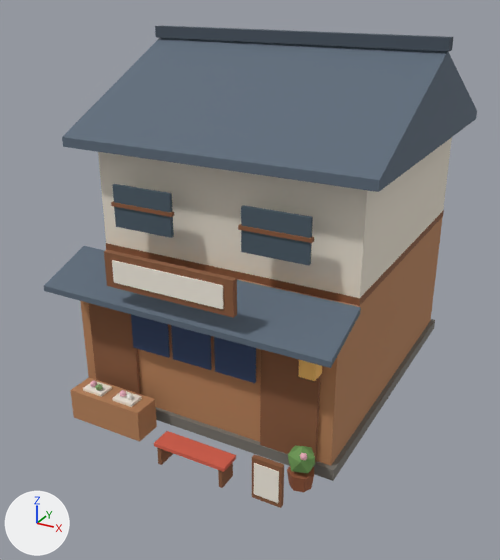
Before and after pictures for a commit that changed the FBX model Assets/Machi/Resources/Town/chizurudo_s3.fbx.
The view is the same before and after, from a camera (50 mm lens) standing at (6.84, -13.71, 8.88) and looking at (-0.08, -1.13, 2.59). The axes (+X, +Y, +Z) are drawn at lower left. The lights are the same throughout. The older version comes first. Where no turn or scale is listed for an object, it has been applied to the vertices. Vertices at exactly the same position are counted once.

Before the edit, the objects in view are built like this:
```python
me_chizurudo_s3 = bpy.data.meshes.new('chizurudo_s3')
me_chizurudo_s3.from_pydata(...)  # 318 vertices, 306 faces; spans x -3.45..3.45, y -4.86..4.1, z 0.0..7.8
# faces by material slot: [300, 6]
me_chizurudo_s3.materials.append(mat_m_townpalette)  # picture img_t_townpalette_png
me_chizurudo_s3.materials.append(mat_m_glow)
ob_chizurudo_s3 = bpy.data.objects.new('chizurudo_s3', me_chizurudo_s3)
ob_chizurudo_s3.location = (0.0, 0.0, 0.0)
```
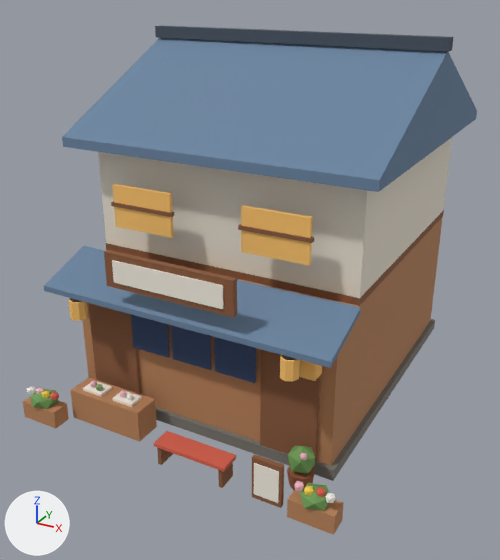
Location of each change, (x1, y1, x2, y2) in pixels of the pictures (500 x 560 px):
'chizurudo_s3', reshaped: before (44, 26, 477, 508); after (23, 26, 477, 535)
part 1 of me_chizurudo_s3, added (brown): after (23, 397, 69, 429)
part 2 of me_chizurudo_s3, added: after (30, 389, 58, 409)
part 3 of me_chizurudo_s3, added: after (27, 386, 36, 394)
part 4 of me_chizurudo_s3, added: after (41, 391, 50, 398)
part 5 of me_chizurudo_s3, added: after (50, 392, 59, 400)
part 6 of me_chizurudo_s3, added (brown): after (287, 488, 344, 535)
part 7 of me_chizurudo_s3, added (green): after (300, 483, 329, 511)
part 8 of me_chizurudo_s3, added: after (294, 481, 304, 491)
part 9 of me_chizurudo_s3, added: after (304, 485, 314, 495)
part 10 of me_chizurudo_s3, added: after (316, 487, 326, 497)
part 11 of me_chizurudo_s3, added: after (325, 493, 335, 503)
part 12 of me_chizurudo_s3, added: after (68, 299, 88, 321)
part 13 of me_chizurudo_s3, added (orange): after (280, 355, 300, 382)
part 14 of me_chizurudo_s3, surface changed: (44, 38, 477, 368) in both
part 15 of me_chizurudo_s3, recoloured (blue to orange): (112, 184, 313, 266) in both

The change, as a list of edits to the scene's bpy script:
```text
Change me_chizurudo_s3:
    used by ob_chizurudo_s3; location = (0.0, 0.0, 0.0)
    remove me_chizurudo_s3.from_pydata(...)  # 318 vertices, 306 faces; spans x -3.45..3.45, y -4.86..4.1, z 0.0..7.8
    add me_chizurudo_s3.from_pydata(...)  # 518 vertices, 558 faces; spans x -3.65..3.65, y -4.97..4.1, z 0.0..7.8
    me_chizurudo_s3 part 1: a new loose piece, a box spanning x -3.65..-2.75, y -4.9..-4.5, z 0.0..0.4, in mat_m_townpalette (picture img_t_townpalette_png)
    me_chizurudo_s3 part 2: a new loose piece, an icosphere of 20 faces spanning x -3.49..-2.91, y -4.97..-4.43, z 0.31..0.69, in mat_m_townpalette (picture img_t_townpalette_png)
    me_chizurudo_s3 part 3: a new loose piece, an icosphere of 20 faces spanning x -3.59..-3.41, y -4.84..-4.67, z 0.55..0.75, in mat_m_townpalette (picture img_t_townpalette_png)
    me_chizurudo_s3 part 4: a new loose piece, an icosphere of 20 faces spanning x -3.19..-3.01, y -4.81..-4.64, z 0.55..0.75, in mat_m_townpalette (picture img_t_townpalette_png)
    me_chizurudo_s3 part 5: a new loose piece, an icosphere of 20 faces spanning x -2.99..-2.81, y -4.76..-4.59, z 0.55..0.75, in mat_m_townpalette (picture img_t_townpalette_png)
    me_chizurudo_s3 part 6: a new loose piece, a box spanning x 2.75..3.65, y -4.9..-4.5, z 0.0..0.4, in mat_m_townpalette (picture img_t_townpalette_png)
    me_chizurudo_s3 part 7: a new loose piece, an icosphere of 20 faces spanning x 2.91..3.49, y -4.97..-4.43, z 0.31..0.69, in mat_m_townpalette (picture img_t_townpalette_png)
    me_chizurudo_s3 part 8: a new loose piece, an icosphere of 20 faces spanning x 2.81..2.99, y -4.84..-4.67, z 0.55..0.75, in mat_m_townpalette (picture img_t_townpalette_png)
    me_chizurudo_s3 part 9: a new loose piece, an icosphere of 20 faces spanning x 3.01..3.19, y -4.86..-4.69, z 0.55..0.75, in mat_m_townpalette (picture img_t_townpalette_png)
    me_chizurudo_s3 part 10: a new loose piece, an icosphere of 20 faces spanning x 3.21..3.39, y -4.81..-4.64, z 0.55..0.75, in mat_m_townpalette (picture img_t_townpalette_png)
    me_chizurudo_s3 part 11: a new loose piece, an icosphere of 20 faces spanning x 3.41..3.59, y -4.85..-4.68, z 0.55..0.75, in mat_m_townpalette (picture img_t_townpalette_png)
    me_chizurudo_s3 part 12: a new loose piece, an 8-sided cylinder along z spanning x -2.58..-2.22, y -4.38..-4.02, z 2.45..2.85, in mat_m_glow
    me_chizurudo_s3 part 13: a new loose piece, an 8-sided cylinder along z spanning x 2.22..2.58, y -4.38..-4.02, z 2.45..2.85, in mat_m_glow
    me_chizurudo_s3 part 14: 27 kept faces spanning x -3.4..3.4, y -4.3..4.1, z 2.9..7.55 get new texture (UV) coordinates
    me_chizurudo_s3 part 15: 12 faces spanning x -2.2..2.2, y -3.07..-2.99, z 4.1..5.0 switch from mat_m_townpalette (picture img_t_townpalette_png) to mat_m_glow
    other edits to the shape of me_chizurudo_s3 do not show in these pictures
```
